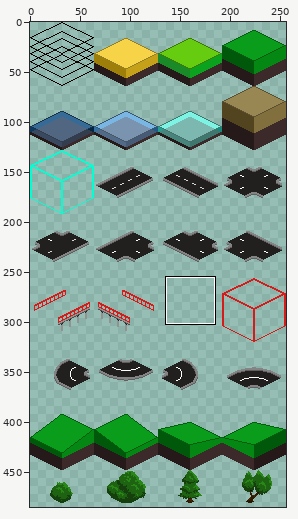
File history of a sprite sheet, internal/ui/assets/geo-spritesheet.png. The picture above shows the old version from afar; the outline marks the close-up.
Close-up. As it was:
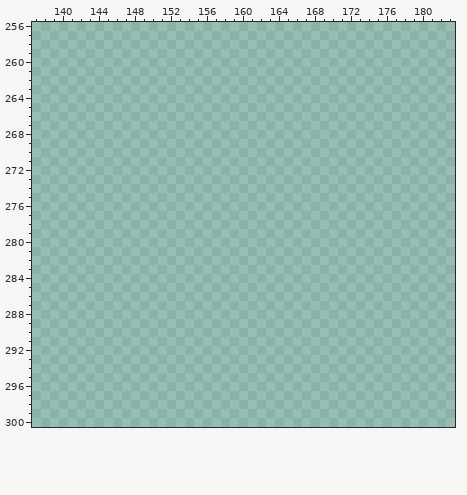
The file is 256x512 pixels. Colours within 5 levels of each other are drawn and written as one. Shown: x 137..183, y 256..300. The wide view leaves out empty margins.
Palette (. is transparent): 
The result:
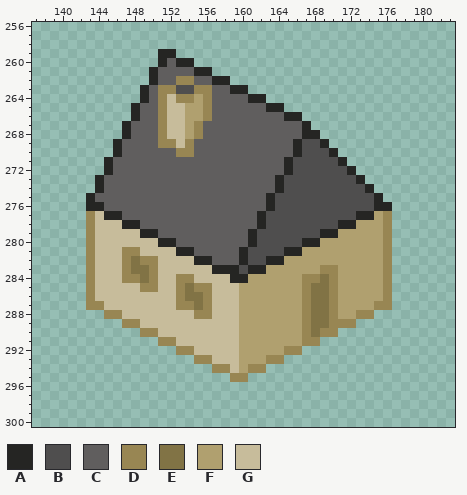
Colours new in this view: A #252523  B #4f4e4e  C #605e5e  D #988653  E #817345  F #b0a06f  G #c7bc9b
What changed:
Changed rows in their new state; - is an unchanged pixel.
first column x 143:
259 --------AA------------------------
260 --------ACAA----------------------
261 -------ACCCCAA--------------------
262 -------ACCDDCCAA------------------
263 ------ACDDBBDDCCAA----------------
264 ------ACDGDDFDCCCCAA--------------
265 -----ACCDGGFFDCCCCCCAA------------
266 -----ACCDGGFFDCCCCCCCCAA----------
267 ----ACCCDGGFDCCCCCCCCCCCA---------
268 ----ACCCDGGFDCCCCCCCCCCCAA--------
269 ---ACCCCDDGDCCCCCCCCCCCABBA-------
270 ---ACCCCCCDDCCCCCCCCCCCABBBA------
271 --ACCCCCCCCCCCCCCCCCCCABBBBBA-----
272 --ACCCCCCCCCCCCCCCCCCCABBBBBBA----
273 -ACCCCCCCCCCCCCCCCCCCABBBBBBBBA---
274 -ACCCCCCCCCCCCCCCCCCCABBBBBBBBBA--
275 ACCCCCCCCCCCCCCCCCCCABBBBBBBBBBBA-
276 AACCCCCCCCCCCCCCCCCCABBBBBBBBBBBAA
277 DGAACCCCCCCCCCCCCCCABBBBBBBBBBAAFD
278 DGGGAACCCCCCCCCCCCCABBBBBBBBAAFFFD
279 DGGGGGAACCCCCCCCCCABBBBBBBAAFFFFFD
280 DGGGGGGGAACCCCCCCCABBBBBAAFFFFFFFD
281 DGGGDDGGGGAACCCCCABBBBAAFFFFFFFFFD
282 DGGGDEDDGGGGAACCCABBAAFFFFFFFFFFFD
283 DGGGDEEDGGGGGGAAABAAFFFFFFDDFFFFFD
284 DGGGDDEDGGDDGGGGAAFFFFFFDDEDFFFFFD
285 DGGGGGDDGGDEDDGGGFFFFFFFDEEDFFFFFD
286 DGGGGGGGGGDEEDGGGFFFFFFFDEEDFFFFFD
287 DDGGGGGGGGDDEDGGGFFFFFFFDEEDFFFFDD
288 --DDGGGGGGGGDDGGGFFFFFFFDEEDFFDD--
289 ----DDGGGGGGGGGGGFFFFFFFDEEDDD----
290 ------DDGGGGGGGGGFFFFFFFDEDD------
291 --------DDGGGGGGGFFFFFFFDD--------
292 ----------DDGGGGGFFFFFDD----------
293 ------------DDGGGFFFDD------------
294 --------------DDGFDD--------------
295 ----------------DD----------------
